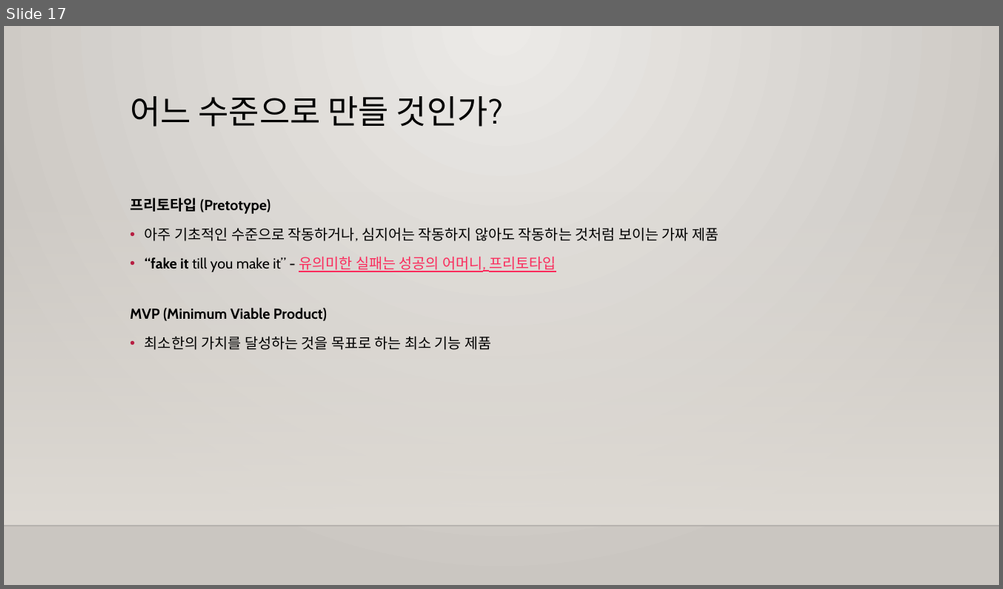
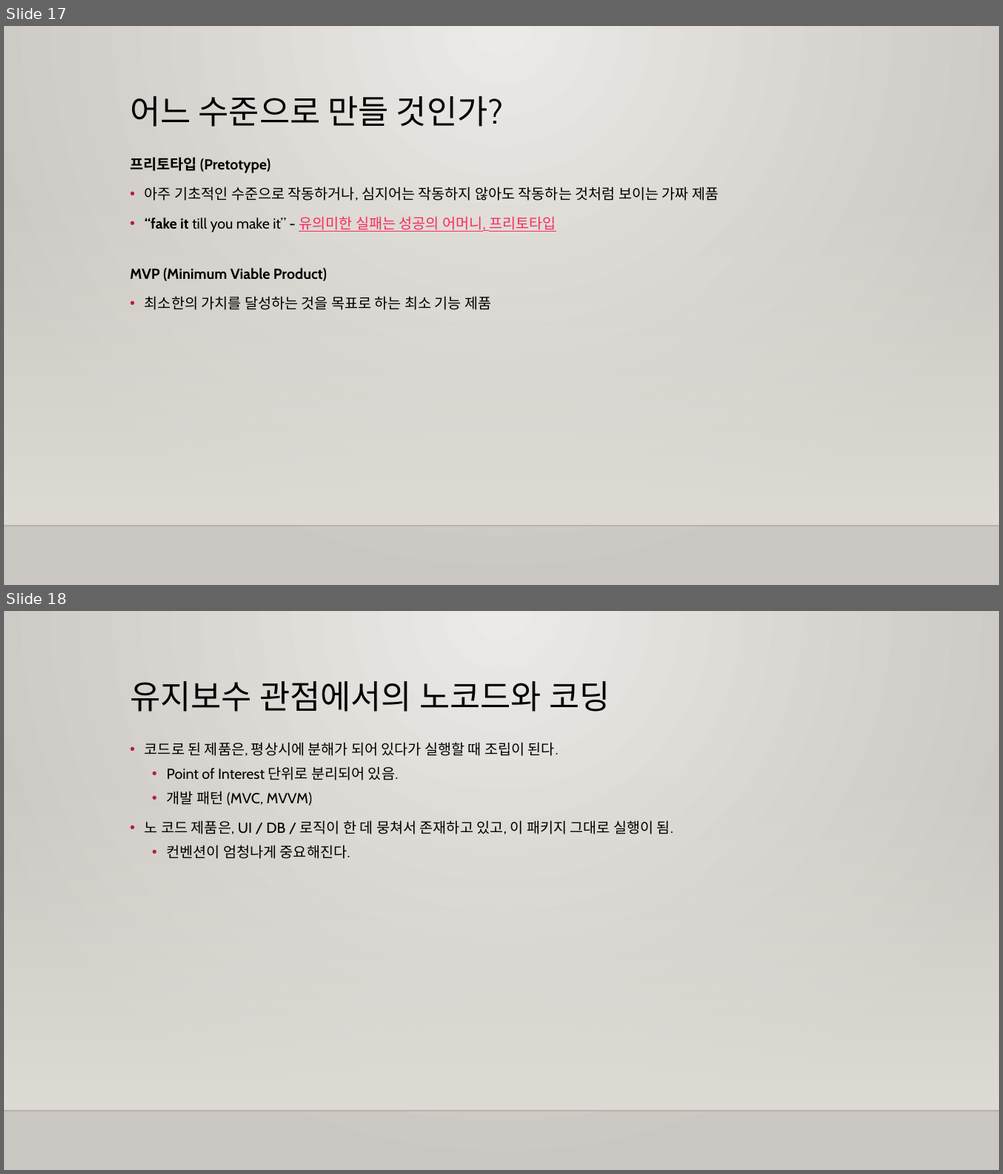
Before and after one commit to m00nlygreat/obsidian-vault, a slide deck: 노코드 엔지니어링/노코드 개론.pptx. Shown one above the other, each under a label of ours: slide 17 before the commit, slides 17 and 18 after it. The pictures are 1003x589 and 1003x1174 pixels, drawn with LibreOffice and Linux fonts; fonts in the diff are those of the drawing; background and template pictures are left out. Boxes give left, top, right and bottom in pixels: in the first picture for what was removed or moved away, otherwise in the second. Text is boxed around its words. In the diff, an @@ line names an element or a change of style, - is before the commit and + after.

Commit message:
백업 완료: 2023-11-25 04:05:16
Affected files:
.obsidian/workspace.json
노코드 엔지니어링/노션으로 랜딩페이지 만들기.md
노코드 엔지니어링/노션으로 랜딩페이지 만들기.pptx
노코드 엔지니어링/노코드 개론.pptx

```diff
--- a/노코드 엔지니어링/노코드 개론.pptx
+++ b/노코드 엔지니어링/노코드 개론.pptx
@@ slide 18 added at (4,611,999,1170), background gradient #ECEAE7 to #CAC7C1; not listed: 2 template elements that a slide beside it also shows @@
@@ title added at (130,681,609,712), 32 pt, text #000000 @@
+유지보수 관점에서의 노코드와 코딩
@@ text added at (145,742,673,859), 14 pt, text #000000 @@
+• 코드로 된 제품은, 평상시에 분해가 되어 있다가 실행할 때 조립이 된다.
+  • Point of Interest 단위로 분리되어 있음.
+  • 개발 패턴 (MVC, MVVM)
+• 노 코드 제품은, UI / DB / 로직이 한 데 뭉쳐서 존재하고 있고, 이 패키지 그대로 실행이 됨.
+  • 컨벤션이 엄청나게 중요해진다.
@@ slide 17 changed as well @@
@@ text "프리토타입 (Pretotype)": place and size @@
-text "프리토타입 (Pretotype)" at (130,198,718,350)
+text "프리토타입 (Pretotype)" at (130,157,718,310)
```
Also in this commit, not shown: 12 other slides changed, 2 other slides added, 2 slides removed, 3 other files.
